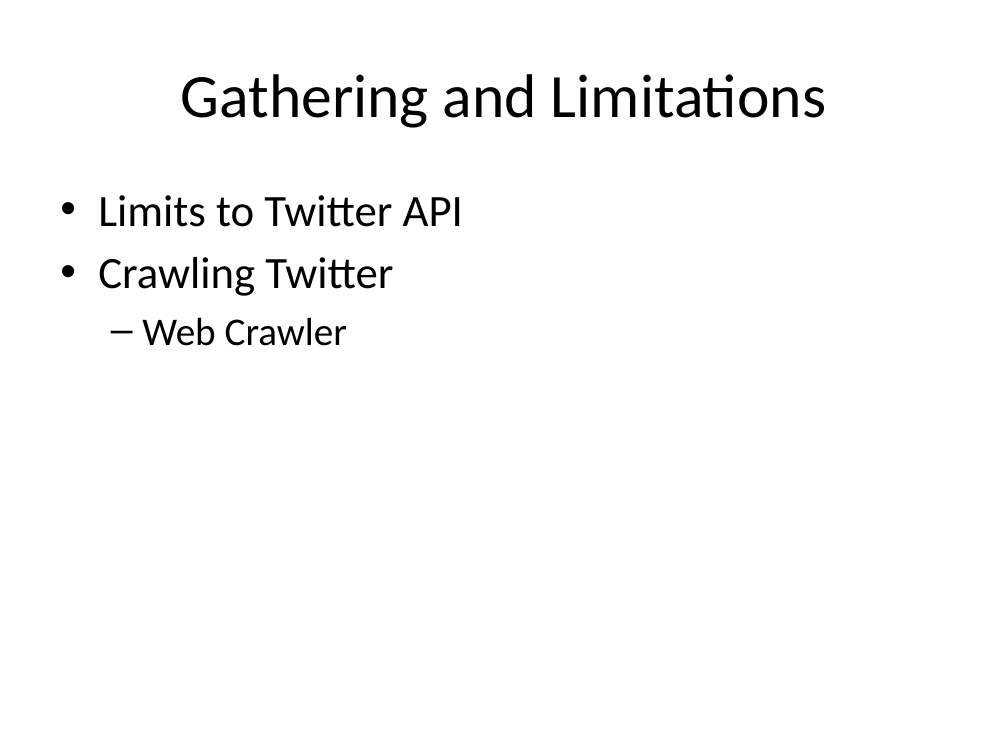
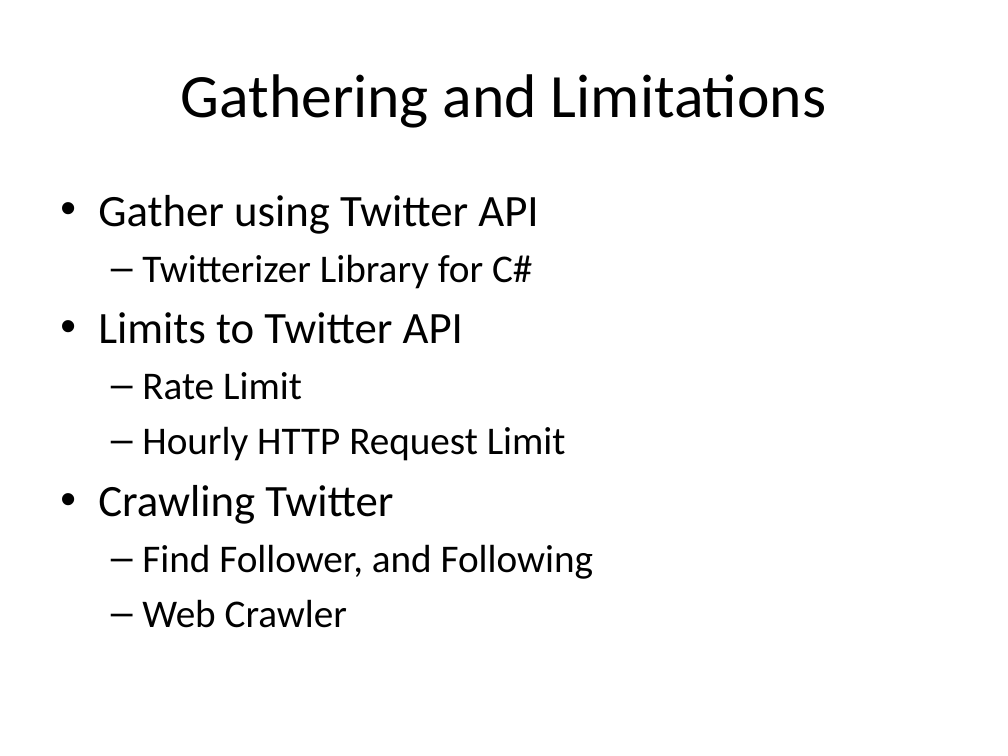
Before and after one commit to isurup/kalle-martin-group, a slide deck: slide 4 of SSE3/MartinPresentation/project.pptx (slide 3 before the commit). Drawn at 1008x756 pixels with LibreOffice and Linux fonts; fonts in the diff are those of the drawing. Boxes give left, top, right and bottom in pixels: in the first picture for what was removed or moved away, otherwise in the second. Text is boxed around its words. In the diff, an @@ line names an element or a change of style, - is before the commit and + after.

```diff
--- a/SSE3/MartinPresentation/project.pptx
+++ b/SSE3/MartinPresentation/project.pptx
@@ text at (x1=98, y1=195, x2=538, y2=289): paragraphs added @@
+• Gather using Twitter API
+  – Twitterizer Library for C#
@@ text at (x1=142, y1=372, x2=566, y2=461): paragraphs added @@
+  – Rate Limit
+  – Hourly HTTP Request Limit
@@ text at (x1=142, y1=544, x2=593, y2=579): paragraph added @@
+  – Find Follower, and Following
```
Also in this commit, not shown: 2 other slides changed, 1 slide added.
